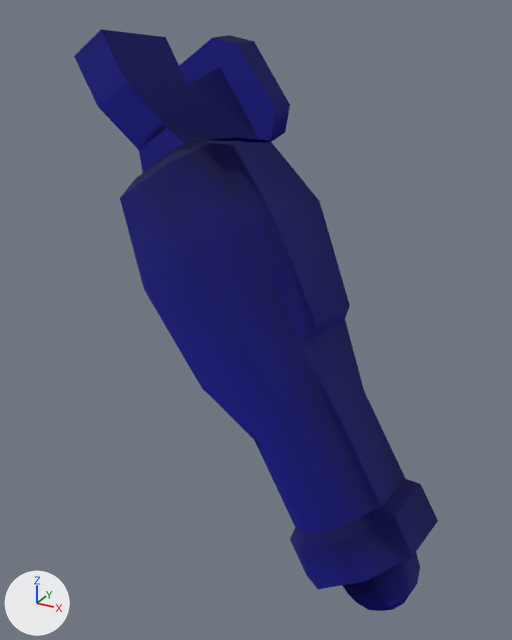
One commit to the OBJ model robotParts/right_down_arm.obj: the scene before it, then after it.
Rendered twice from a 50 mm camera at (1.297, -1.74, 0.186) aimed at (0.38, -0.072, -0.648). The lights are fixed; the arrows at lower left show +X, +Y and +Z. Where no turn or scale is listed for an object, it has been applied to the vertices.

Objects in the first picture: 'right_down_arm'.
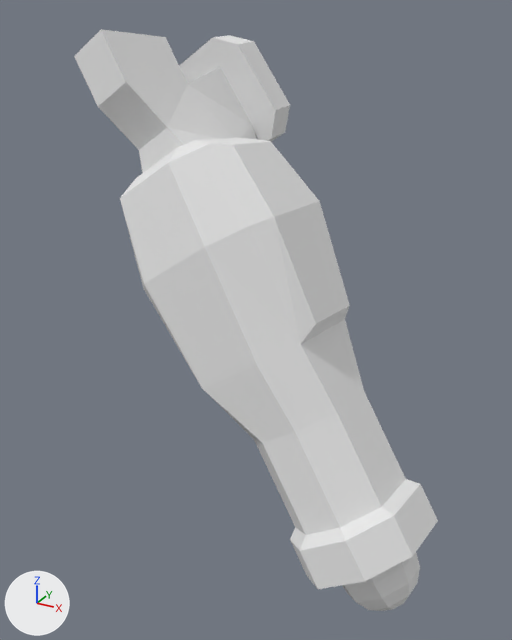
The newer file is also turned or shifted as a whole; pictures and numbers use the older file's frame.

Pixel boxes [x1, y1, x2, y2] of what changed, in the pictures (512 x 640 px):
'right_down_arm', recoloured, shading changed (blue to white)
    both: [74, 29, 438, 611]

The edits, one by one:
Material 'blinn89SG' (mat_blinn89sg) is new.
Its base color is (0.8, 0.8, 0.8) (white #e7e7e7).
Its roughness is 1.0.
me_right_down_arm has 167 vertices, 330 faces and spans x -0.144..0.985, y -0.431..0.389, z -1.317..0.136.
me_right_down_arm is used by ob_right_down_arm; location (0.0, 0.0, 0.0).
me_right_down_arm no longer uses material mat_blinn64sg (dark blue #00007c).
me_right_down_arm part 1: edges marked sharp go from 94 to 377.
me_right_down_arm now uses material mat_blinn89sg (white #e7e7e7).
